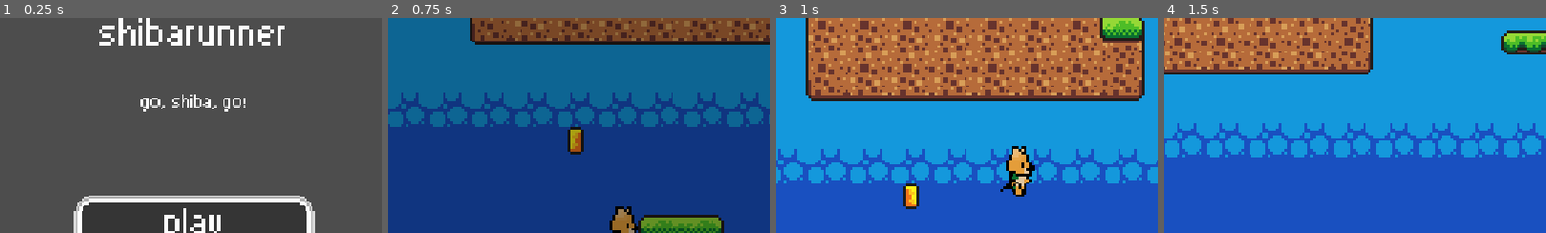
Above: before the commit, frames 1-4 (left to right).
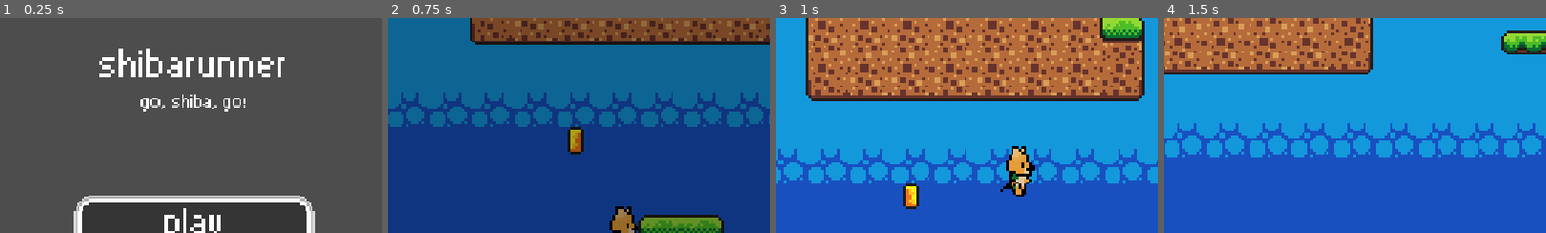
Above: after the commit, the same moments.

Repository: RafaeloxMC/shiba
Game: Godot game, scene res://scenes/main_menu.tscn
The game is run twice, just before and just after one commit, with the same random seed, the same clock (stepped at 60 frames per second) and the same inputs. This scene is started directly instead of the project's main scene.
Inputs (mouse positions are % of the whole screen's width and height, from its top left):
- Up to frame 1 (0.25 s): no input
- Up to frame 2 (0.75 s): tap Enter (ui_accept) at 0.5 s; hold Right (move_right) from 0.53 s (still down); click (50, 50) at 0.67 s
- Up to frame 3 (1 s): keep holding Right (move_right); tap Space (jump) at 0.77 s
- Up to frame 4 (1.5 s): keep holding Right (move_right); move the mouse to (30, 55) at 1.27 s
The pictures show only the part of the screen within x 25-75%, y 0-50%; the shares and areas given below are measured in that part.

The runs differ from the first frame. In frame 1, 4.2% of the frame differs, in the area x 26-75%, y 0-28%; in frame 2, nothing differs; in frame 3, nothing differs; in frame 4, nothing differs.

Commit message:
Increase titles margin to top in main menu

Diff:
--- a/scenes/main_menu.tscn
+++ b/scenes/main_menu.tscn
@@ -29,8 +29,9 @@
 anchor_left = 0.5
 anchor_right = 0.5
 offset_left = -144.0
+offset_top = 48.0
 offset_right = 144.0
-offset_bottom = 54.0
+offset_bottom = 102.0
 grow_horizontal = 2
 text = "ShibaRunner"
 label_settings = SubResource("LabelSettings_ekxnf")
